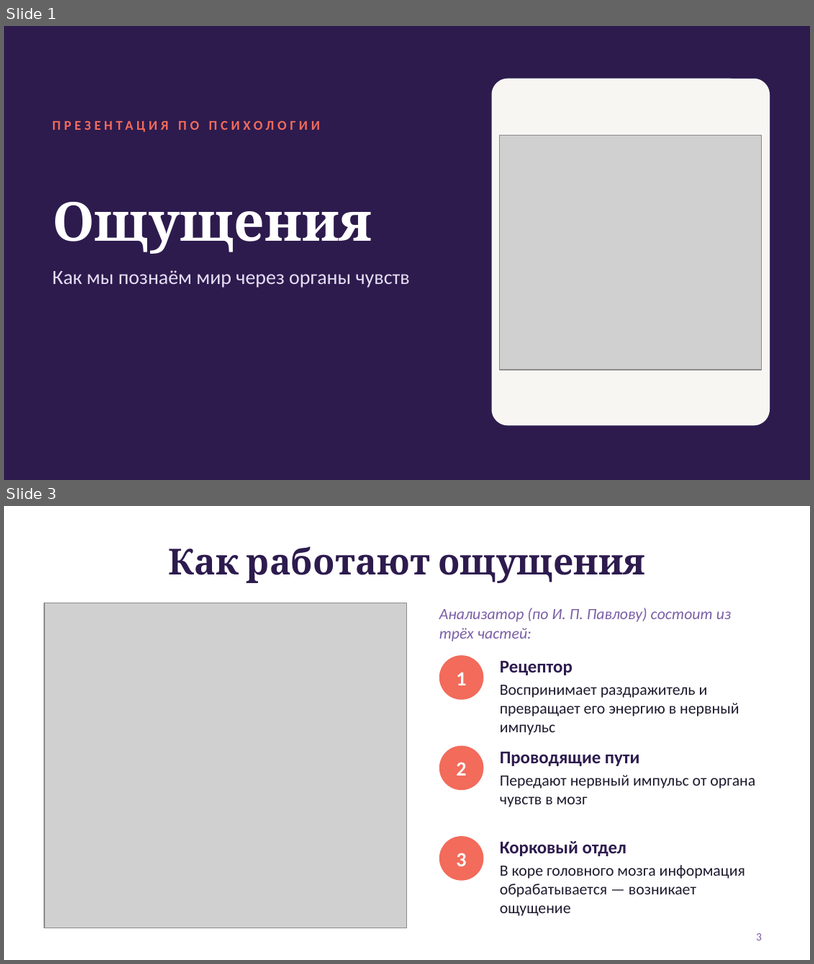
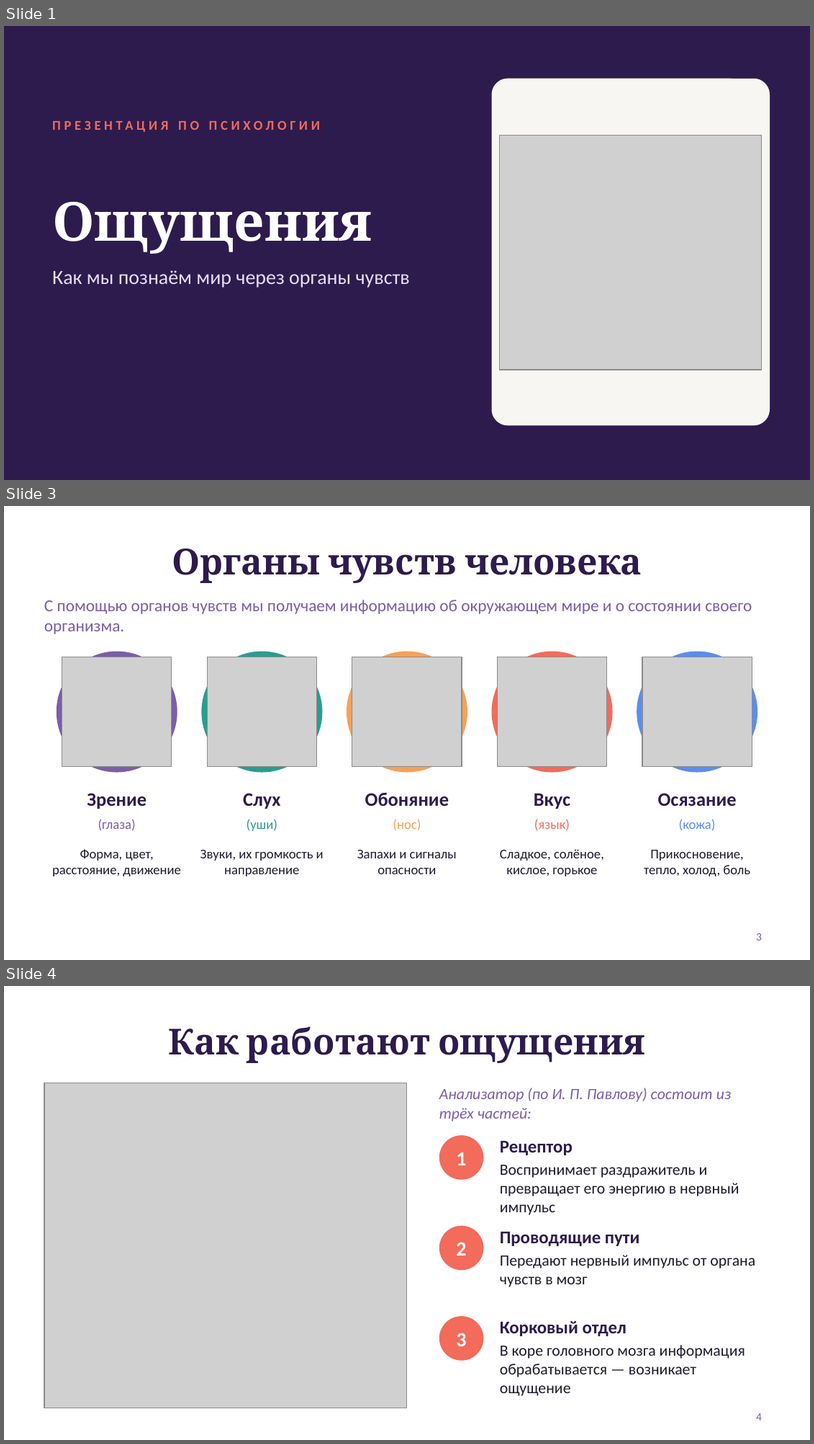
Before and after one commit to ivanleonovic189-sketch/silver-journey, a slide deck: Ощущения_психология.pptx. Shown one above the other, each under a label of ours: slides 1 and 3 before the commit, slides 1, 3 and 4 after it; the slides between them are not shown. The pictures are 814x964 and 814x1444 pixels, drawn with LibreOffice and Linux fonts; fonts in the diff are those of the drawing; grey boxes stand for pictures. Boxes give left, top, right and bottom in pixels: in the first picture for what was removed or moved away, otherwise in the second. Text is boxed around its words. In the diff, an @@ line names an element or a change of style, - is before the commit and + after.

```diff
--- a/Ощущения_психология.pptx
+++ b/Ощущения_психология.pptx
@@ slide 3 added at bbox=[4, 506, 810, 960], background #FFFFFF @@
@@ title added at bbox=[172, 548, 642, 583], 32 pt, text #2D1B4E, bold @@
+Органы чувств человека
@@ text added at bbox=[44, 600, 752, 634], 15 pt, text #7B5EA7 @@
+С помощью органов чувств мы получаем информацию об окружающем мире и о состоянии своего организма.
@@ ellipse added at bbox=[57, 651, 178, 772], fill #7B5EA7 @@
@@ picture added at bbox=[62, 656, 172, 767] @@
@@ ellipse added at bbox=[201, 651, 322, 772], fill #2A9D8F @@
@@ picture added at bbox=[207, 656, 317, 767] @@
@@ ellipse added at bbox=[347, 651, 468, 772], fill #F4A259 @@
@@ picture added at bbox=[352, 656, 462, 767] @@
@@ ellipse added at bbox=[492, 651, 613, 772], fill #F26B5B @@
@@ picture added at bbox=[497, 656, 607, 767] @@
@@ ellipse added at bbox=[637, 651, 758, 772], fill #5B8DEF @@
@@ picture added at bbox=[643, 656, 752, 767] @@
@@ text added at bbox=[87, 793, 147, 808], 17 pt, text #2D1B4E, bold @@
+Зрение
@@ text added at bbox=[243, 793, 281, 808], 17 pt, text #2D1B4E, bold @@
+Слух
@@ text added at bbox=[365, 793, 449, 806], 17 pt, text #2D1B4E, bold @@
+Обоняние
@@ text added at bbox=[534, 793, 571, 808], 17 pt, text #2D1B4E, bold @@
+Вкус
@@ text added at bbox=[658, 793, 737, 806], 17 pt, text #2D1B4E, bold @@
+Осязание
@@ text added at bbox=[98, 818, 136, 831], 12 pt, text #7B5EA7 @@
+(глаза)
@@ text added at bbox=[247, 818, 278, 831], 12 pt, text #2A9D8F @@
+(уши)
@@ text added at bbox=[393, 818, 421, 831], 12 pt, text #F4A259 @@
+(нос)
@@ text added at bbox=[535, 818, 570, 831], 12 pt, text #F26B5B @@
+(язык)
@@ text added at bbox=[679, 818, 716, 831], 12 pt, text #5B8DEF @@
+(кожа)
@@ text added at bbox=[52, 849, 181, 876], 12 pt, text #1F1A2E @@
+Форма, цвет, расстояние, движение
@@ text added at bbox=[201, 849, 324, 876], 12 pt, text #1F1A2E @@
+Звуки, их громкость и направление
@@ text added at bbox=[358, 849, 457, 874], 12 pt, text #1F1A2E @@
+Запахи и сигналы опасности
@@ text added at bbox=[500, 849, 604, 876], 12 pt, text #1F1A2E @@
+Сладкое, солёное, кислое, горькое
@@ text added at bbox=[644, 849, 751, 876], 12 pt, text #1F1A2E @@
+Прикосновение, тепло, холод, боль
@@ page number added at bbox=[756, 933, 762, 940], 10 pt, text #7B5EA7 @@
+3
@@ what was slide 3 is now slide 4 @@
@@ page number at bbox=[756, 1413, 762, 1420]: text changed @@
-3
+4
```
Also in this commit, not shown: 1 slide changed.
